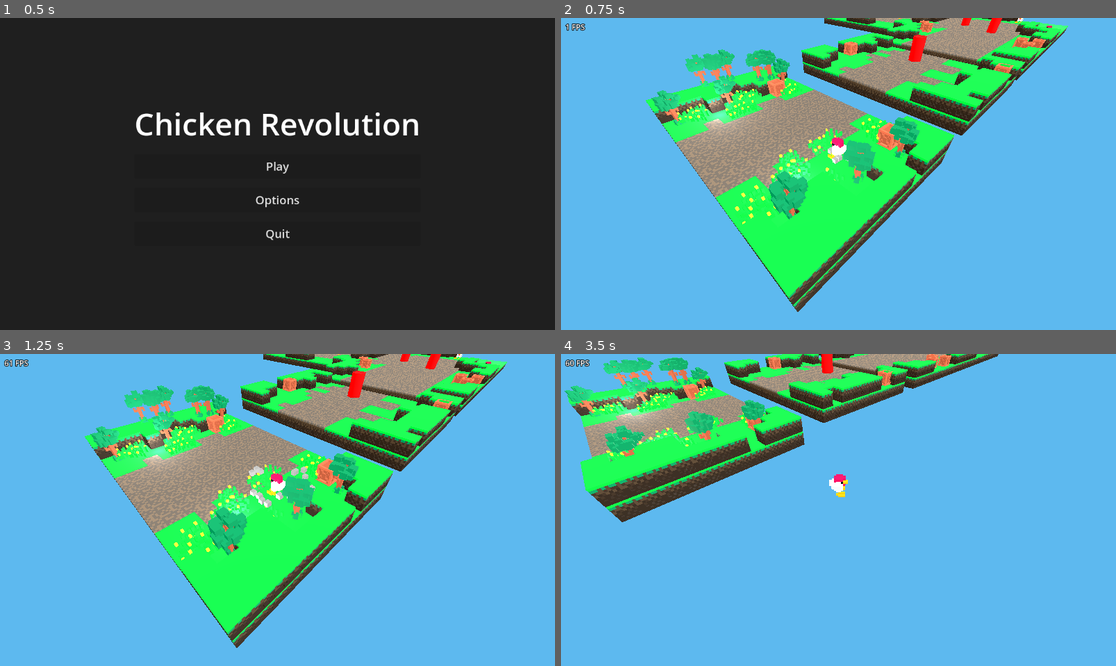
Above: before the commit, frames 1-4 (two rows, left to right).
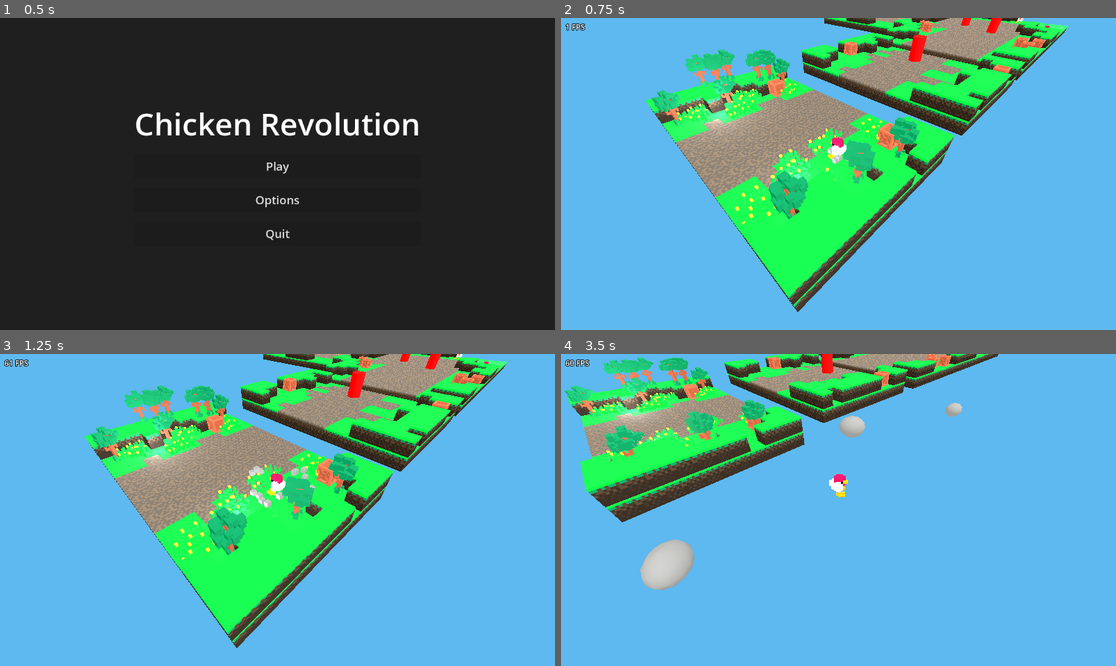
Above: after the commit, the same moments.

Repository: williammartinek22/Chicken-Revolution
Game: Godot game, scene res://MainMenu.tscn
Same seed, same stepped clock (60 frames per second), same inputs: the game is played once before the commit and once after it. The engine's default icon, where the game draws it, is replaced by a stand-in: a white triangle on a blue panel in a dark square.
Inputs (mouse positions are in pixels of both pictures, inside the frame that each line leads up to):
- Up to frame 1 (0.5 s): no input
- Up to frame 2 (0.75 s): click "Play" at 0.5 s
- Up to frame 3 (1.25 s): no input
- Up to frame 4 (3.5 s): tap Enter at 1.25 s; move the mouse to (655, 366) at 1.27 s; hold D (ui_right) 1.28-2.03 s; click (655, 366) at 1.35 s; tap Space (ui_accept) at 1.52, 2.27 s; move the mouse to (727, 525) at 2.02 s; hold S (ui_down) 2.03-2.78 s; click (727, 525) at 2.1 s; move the mouse to (894, 441) at 2.77 s; hold D (ui_right) from 2.78 s (still down); hold Ctrl from 2.78 s (still down); click (894, 441) at 3.05 s

Frame 1 is identical in both runs. In frame 2, less than 0.1% of the frame differs, in the area x 77-89%, y 2-18%; in frame 3, less than 0.1%; in frame 4, 1.6%, in the area x 14-73%, y 5-76%.

Commit message:
Added egg projectile and coop where you can bring chickens

Diff:
--- a/CharacterController.gd
+++ b/CharacterController.gd
@@ -7,10 +7,12 @@
 var gravity = default_gravity
 @export var perspectiveMovement = true
 @export var jumpBufferVal = 0.4
+@export var eggProjectile = load("res://egg_projectile.tscn")
 var canJump = true
 var jumpBuffer = false
 var landing = false
 var lastDirection = Vector3.FORWARD
+var canShoot = true
 
 
 func _ready():
@@ -73,6 +75,8 @@
 		else:
 			input_dir += (Vector3(0, 0, SPEED * delta))
 
+	if Input.is_action_just_released("shoot") and canShoot:
+		shoot()
 
 	var direction = (transform.basis * input_dir).normalized()
 	if direction != Vector3.ZERO:
@@ -92,3 +96,16 @@
 
 func obtain_egg():
 	print("Egg obtained!")
+
+func _notification(item):
+	if item == NOTIFICATION_PREDELETE and get_tree():
+		$Camera3D.reparent(get_tree().root)
+
+func shoot():
+	var egg_inst = eggProjectile.instantiate()
+	get_tree().root.add_child(egg_inst)
+	egg_inst.position = position
+	egg_inst.rotation.y =  $PlayerOrigin.rotation.y
+	canShoot = false
+	await get_tree().create_timer(0.5).timeout
+	canShoot = true
--- a/chicken.gd
+++ b/chicken.gd
@@ -15,8 +15,8 @@
 
 func _physics_process(delta):
 	if targetCharacter and is_instance_valid(targetCharacter):
-		agent.set_target_position(targetCharacter.position)
-		if position.distance_to(agent.get_next_path_position()) > 0.5:
+		agent.set_target_position(targetCharacter.global_position)
+		if true:#position.distance_to(agent.get_next_path_position()) > scale.x:
 			var current_location = global_transform.origin
 			var next_location = agent.get_next_path_position()
 			var new_velocity = (next_location - current_location).normalized() * SPEED
@@ -24,6 +24,13 @@
 			move_and_collide(velocity * delta)
 			position.y = baseY
 		if has_node("Node3D"):
-			$Node3D.look_at(targetCharacter.position)
+			$Node3D.look_at(targetCharacter.global_position)
 			$Node3D.rotation.x = 0
 			$Node3D.rotation.z = 0
+
+func go_home(home):
+	targetCharacter = home
+	agent.set_target_position(home.position)
+	$Area3D/CollisionShape3D.set_deferred("disabled", true)
+	await get_tree().create_timer(1.5).timeout
+	queue_free()
--- a/chicken.tscn
+++ b/chicken.tscn
@@ -10,7 +10,7 @@
 height = 1.04711
 radius = 3.33105
 
-[node name="chicken" type="CharacterBody3D"]
+[node name="chicken" type="CharacterBody3D" groups=["NPC"]]
 script = ExtResource("1_gym23")
 
 [node name="Node3D" type="Node3D" parent="."]
--- /dev/null
+++ b/coop.gd
@@ -0,0 +1,5 @@
+extends StaticBody3D
+
+func _on_detection_area_body_entered(body: Node3D) -> void:
+	if body.is_in_group("NPC"):
+		body.go_home($Marker3D)
--- /dev/null
+++ b/coop.tscn
@@ -0,0 +1,41 @@
+[gd_scene load_steps=6 format=3 uid="uid://b7gaj7rarnyas"]
+
+[ext_resource type="Script" path="res://coop.gd" id="1_asjkk"]
+
+[sub_resource type="BoxShape3D" id="BoxShape3D_ck5of"]
+size = Vector3(2, 2, 2)
+
+[sub_resource type="StandardMaterial3D" id="StandardMaterial3D_s6tp6"]
+albedo_color = Color(0.879313, 0.0896132, 2.88785e-07, 1)
+
+[sub_resource type="StandardMaterial3D" id="StandardMaterial3D_fvoh4"]
+
+[sub_resource type="BoxShape3D" id="BoxShape3D_o07xc"]
+size = Vector3(1.52777, 1, 2.3031)
+
+[node name="Coop" type="StaticBody3D"]
+script = ExtResource("1_asjkk")
+
+[node name="CollisionShape3D" type="CollisionShape3D" parent="."]
+transform = Transform3D(1, 0, 0, 0, 1, 0, 0, 0, 1, 0, 1.00111, 0)
+shape = SubResource("BoxShape3D_ck5of")
+disabled = true
+
+[node name="CSGBox3D" type="CSGBox3D" parent="."]
+transform = Transform3D(2, 0, 0, 0, 2, 0, 0, 0, 2, 0, 1.00111, 0)
+material = SubResource("StandardMaterial3D_s6tp6")
+
+[node name="CSGBox3D2" type="CSGBox3D" parent="."]
+transform = Transform3D(0.216741, 0, 0, 0, 0.671771, 0, 0, 0, 2.10259, 0.978696, 1.72672, -0.00656176)
+material = SubResource("StandardMaterial3D_fvoh4")
+
+[node name="DetectionArea" type="Area3D" parent="."]
+
+[node name="CollisionShape3D" type="CollisionShape3D" parent="DetectionArea"]
+transform = Transform3D(1, 0, 0, 0, 1, 0, 0, 0, 1, 1.73119, 0.500368, 0.0221558)
+shape = SubResource("BoxShape3D_o07xc")
+
+[node name="Marker3D" type="Marker3D" parent="."]
+transform = Transform3D(1, 0, 0, 0, 1, 0, 0, 0, 1, -0.697778, 0, 0)
+
+[connection signal="body_entered" from="DetectionArea" to="." method="_on_detection_area_body_entered"]
--- a/egg.gd
+++ b/egg.gd
@@ -1,6 +1,6 @@
 extends Area3D
 
 func _on_body_entered(body: Node3D) -> void:
-	if body.name == "Player":
+	if body.is_in_group("Player"):
 			body.obtain_egg()
 			queue_free()
--- /dev/null
+++ b/egg_projectile.gd
@@ -0,0 +1,16 @@
+extends Area3D
+
+const SPEED = 9
+var movementDirection
+
+func _ready():
+	await get_tree().create_timer(3.0).timeout
+	queue_free()
+
+func _on_body_entered(body):
+	if body.is_in_group("Enemy"):
+		body.queue_free()
+		queue_free()
+
+func _process(delta):
+	position += -basis.z * delta * SPEED
--- /dev/null
+++ b/egg_projectile.tscn
@@ -0,0 +1,18 @@
+[gd_scene load_steps=3 format=3 uid="uid://0qvk7an71ipc"]
+
+[ext_resource type="Script" path="res://egg_projectile.gd" id="1_ack5y"]
+
+[sub_resource type="SphereShape3D" id="SphereShape3D_y3c8k"]
+radius = 0.607027
+
+[node name="EggProjectile" type="Area3D"]
+transform = Transform3D(0.7, 0, 0, 0, 0.7, 0, 0, 0, 0.7, 0, 0, 0)
+script = ExtResource("1_ack5y")
+
+[node name="CollisionShape3D" type="CollisionShape3D" parent="."]
+shape = SubResource("SphereShape3D_y3c8k")
+
+[node name="CSGSphere3D" type="CSGSphere3D" parent="."]
+transform = Transform3D(-5.80969e-08, 0, -1, 0, 1, 0, 1.3291, 0, -4.37114e-08, 0, 0, 0)
+
+[connection signal="body_entered" from="." to="." method="_on_body_entered"]
--- a/enemy.tscn
+++ b/enemy.tscn
@@ -13,7 +13,7 @@
 height = 1.04711
 radius = 4.08942
 
-[node name="Enemy" type="CharacterBody3D"]
+[node name="Enemy" type="CharacterBody3D" groups=["Enemy"]]
 script = ExtResource("1_fwya8")
 
 [node name="NavigationAgent3D" type="NavigationAgent3D" parent="."]
--- /dev/null
+++ b/player.tscn
@@ -0,0 +1,62 @@
+[gd_scene load_steps=7 format=3 uid="uid://qvm166at85df"]
+
+[ext_resource type="Script" path="res://CharacterController.gd" id="1_yy2pr"]
+[ext_resource type="PackedScene" uid="uid://0qvk7an71ipc" path="res://egg_projectile.tscn" id="2_5g3yd"]
+[ext_resource type="ArrayMesh" uid="uid://k1cix80ilr71" path="res://game/Main_Character/Chicken.obj" id="2_lyhkw"]
+
+[sub_resource type="BoxShape3D" id="BoxShape3D_nhxi0"]
+size = Vector3(0.8, 0.8, 0.8)
+
+[sub_resource type="ParticleProcessMaterial" id="ParticleProcessMaterial_fumi6"]
+emission_shape_offset = Vector3(0, -0.2, 0)
+emission_shape_scale = Vector3(0.5, 0.1, 0.5)
+emission_shape = 6
+emission_ring_axis = Vector3(0, 1, 0)
+emission_ring_height = 0.0
+emission_ring_radius = 1.0
+emission_ring_inner_radius = 0.5
+angular_velocity_min = 82.76
+angular_velocity_max = 82.76
+radial_velocity_min = 1.99998
+radial_velocity_max = 1.99998
+gravity = Vector3(0, 0, 0)
+linear_accel_min = -2.23517e-06
+linear_accel_max = -2.23517e-06
+scale_min = 0.2
+scale_max = 0.2
+scale_over_velocity_min = 1.0
+scale_over_velocity_max = 1.0
+
+[sub_resource type="BoxMesh" id="BoxMesh_4mqb6"]
+
+[node name="Player" type="CharacterBody3D" groups=["Player"]]
+transform = Transform3D(1, 0, 0, 0, 1, 0, 0, 0, 1, -5, 0.802631, 0)
+script = ExtResource("1_yy2pr")
+eggProjectile = ExtResource("2_5g3yd")
+
+[node name="CollisionShape3D" type="CollisionShape3D" parent="."]
+transform = Transform3D(1, 0, 0, 0, 1, 0, 0, 0, 1, 0, -0.5, 0)
+shape = SubResource("BoxShape3D_nhxi0")
+
+[node name="PlayerOrigin" type="Node3D" parent="."]
+transform = Transform3D(1, 0, 0, 0, 1, 0, 0, 0, 1, 0, -1, 0)
+
+[node name="Chicken" type="MeshInstance3D" parent="PlayerOrigin"]
+transform = Transform3D(-1, 0, -8.74228e-08, 0, 1, 0, 8.74228e-08, 0, -1, 0, 0.102926, 0)
+mesh = ExtResource("2_lyhkw")
+skeleton = NodePath("../../..")
+
+[node name="GPUParticles3D" type="GPUParticles3D" parent="."]
+transform = Transform3D(-1, 8.74228e-08, 0, -8.74228e-08, -1, 0, 0, 0, 1, 0, -0.97, 0)
+emitting = false
+amount = 16
+lifetime = 0.8
+one_shot = true
+explosiveness = 0.7
+randomness = 1.0
+process_material = SubResource("ParticleProcessMaterial_fumi6")
+draw_pass_1 = SubResource("BoxMesh_4mqb6")
+
+[node name="Camera3D" type="Camera3D" parent="."]
+transform = Transform3D(0.707107, 0.5, -0.5, 0, 0.707107, 0.707107, 0.707107, -0.5, 0.5, -5, 5, 5)
+current = true
--- a/project.godot
+++ b/project.godot
@@ -22,6 +22,12 @@
 [dotnet]
 
 project/assembly_name="Chicken Revolution"
+
+[global_group]
+
+Enemy=""
+Player=""
+NPC=""
 
 [input]
 
@@ -55,6 +61,11 @@
 "events": [Object(InputEventKey,"resource_local_to_scene":false,"resource_name":"","device":-1,"window_id":0,"alt_press …(195 unchanged characters)…
 ]
 }
+shoot={
+"deadzone": 0.5,
+"events": [Object(InputEventMouseButton,"resource_local_to_scene":false,"resource_name":"","device":-1,"window_id":0,"alt_pressed":false,"shift_pressed":false,"ctrl_pressed":false,"meta_pressed":false,"button_mask":0,"position":Vector2(0, 0),"global_position":Vector2(0, 0),"factor":1.0,"button_index":1,"canceled":false,"pressed":false,"double_click":false,"script":null)
+]
+}
 
 [rendering]
 
--- a/test.tscn
+++ b/test.tscn
@@ -1,10 +1,9 @@
-[gd_scene load_steps=31 format=3 uid="uid://ssk7yox0b3d8"]
+[gd_scene load_steps=28 format=3 uid="uid://ssk7yox0b3d8"]
 
 [ext_resource type="Texture2D" uid="uid://dsdim4tb0ned1" path="res://icon.svg" id="1_abspe"]
 [ext_resource type="Script" path="res://Isometric_Camera.gd" id="2_gx15l"]
-[ext_resource type="Script" path="res://CharacterController.gd" id="3_sgdm3"]
+[ext_resource type="PackedScene" uid="uid://qvm166at85df" path="res://player.tscn" id="3_mhgrm"]
 [ext_resource type="Script" path="res://FPS_counter.gd" id="5_ewcrj"]
-[ext_resource type="ArrayMesh" uid="uid://k1cix80ilr71" path="res://game/Main_Character/Chicken.obj" id="5_r4yen"]
 [ext_resource type="PackedScene" uid="uid://bluldnvxtyocv" path="res://PauseMenu.tscn" id="6_du12h"]
 [ext_resource type="Script" path="res://egg.gd" id="7_jih3g"]
 [ext_resource type="Texture2D" uid="uid://bjvitn83s2e5" path="res://game/Wood Box/Wood Box.png" id="9_6lep4"]
@@ -14,6 +13,7 @@
 [ext_resource type="ArrayMesh" uid="uid://bh8stan1cr1w7" path="res://game/Trees/Tree01/Tree 01.obj" id="12_3ud8o"]
 [ext_resource type="PackedScene" uid="uid://c4478ilc23gnh" path="res://chicken.tscn" id="12_k6m5f"]
 [ext_resource type="MeshLibrary" uid="uid://brd8t7ayvqcrx" path="res://tiles.tres" id="13_onptt"]
+[ext_resource type="PackedScene" uid="uid://b7gaj7rarnyas" path="res://coop.tscn" id="14_0grpo"]
 
 [sub_resource type="Environment" id="Environment_tkhwu"]
 background_mode = 1
@@ -39,31 +39,6 @@
 texture_filter = 0
 
 [sub_resource type="ButtonGroup" id="ButtonGroup_ttqqm"]
-
-[sub_resource type="BoxShape3D" id="BoxShape3D_nhxi0"]
-size = Vector3(0.8, 0.8, 0.8)
-
-[sub_resource type="ParticleProcessMaterial" id="ParticleProcessMaterial_fumi6"]
-emission_shape_offset = Vector3(0, -0.2, 0)
-emission_shape_scale = Vector3(0.5, 0.1, 0.5)
-emission_shape = 6
-emission_ring_axis = Vector3(0, 1, 0)
-emission_ring_height = 0.0
-emission_ring_radius = 1.0
-emission_ring_inner_radius = 0.5
-angular_velocity_min = 82.76
-angular_velocity_max = 82.76
-radial_velocity_min = 1.99998
-radial_velocity_max = 1.99998
-gravity = Vector3(0, 0, 0)
-linear_accel_min = -2.23517e-06
-linear_accel_max = -2.23517e-06
-scale_min = 0.2
-scale_max = 0.2
-scale_over_velocity_min = 1.0
-scale_over_velocity_max = 1.0
-
-[sub_resource type="BoxMesh" id="BoxMesh_4mqb6"]
 
 [sub_resource type="SphereShape3D" id="SphereShape3D_syu7g"]
 
@@ -206,36 +181,7 @@
 button_group = SubResource("ButtonGroup_ttqqm")
 text = "Isometric Movement"
 
-[node name="Player" type="CharacterBody3D" parent="." groups=["Player"]]
-transform = Transform3D(1, 0, 0, 0, 1, 0, 0, 0, 1, -5, 0.802631, 0)
-script = ExtResource("3_sgdm3")
-
-[node name="CollisionShape3D" type="CollisionShape3D" parent="Player"]
-transform = Transform3D(1, 0, 0, 0, 1, 0, 0, 0, 1, 0, -0.5, 0)
-shape = SubResource("BoxShape3D_nhxi0")
-
-[node name="PlayerOrigin" type="Node3D" parent="Player"]
-transform = Transform3D(1, 0, 0, 0, 1, 0, 0, 0, 1, 0, -1, 0)
-
-[node name="Chicken" type="MeshInstance3D" parent="Player/PlayerOrigin"]
-transform = Transform3D(-1, 0, -8.74228e-08, 0, 1, 0, 8.74228e-08, 0, -1, 0, 0.102926, 0)
-mesh = ExtResource("5_r4yen")
-skeleton = NodePath("../../..")
-
-[node name="GPUParticles3D" type="GPUParticles3D" parent="Player"]
-transform = Transform3D(-1, 8.74228e-08, 0, -8.74228e-08, -1, 0, 0, 0, 1, 0, -0.97, 0)
-emitting = false
-amount = 16
-lifetime = 0.8
-one_shot = true
-explosiveness = 0.7
-randomness = 1.0
-process_material = SubResource("ParticleProcessMaterial_fumi6")
-draw_pass_1 = SubResource("BoxMesh_4mqb6")
-
-[node name="Camera3D" type="Camera3D" parent="Player"]
-transform = Transform3D(0.707107, 0.5, -0.5, 0, 0.707107, 0.707107, 0.707107, -0.5, 0.5, -5, 5, 5)
-current = true
+[node name="Player" parent="." instance=ExtResource("3_mhgrm")]
 
 [node name="Control" type="Control" parent="."]
 layout_mode = 3
@@ -327,7 +273,7 @@
 shape = SubResource("BoxShape3D_8fdmu")
 
 [node name="WoodBox4" type="MeshInstance3D" parent="NavigationRegion3D"]
-transform = Transform3D(1, 0, 0, 0, -1, 8.74228e-08, 0, -8.74228e-08, -1, 6.36589, 1.50475, 2.56489)
+transform = Transform3D(1, 0, 0, 0, -1, 8.74228e-08, 0, -8.74228e-08, -1, 5.89004, 1.50475, 2.56489)
 material_override = SubResource("StandardMaterial3D_bc36g")
 mesh = ExtResource("10_1k5lt")
 skeleton = NodePath("../..")
@@ -550,10 +496,10 @@
 transform = Transform3D(-0.719182, 0, -0.694822, 0, 1, 0, 0.694822, 0, -0.719182, 7.08646, 0.696845, -3.42394)
 
 [node name="chicken" parent="." instance=ExtResource("12_k6m5f")]
-transform = Transform3D(1, 0, 0, 0, 1, 0, 0, 0, 1, 27.2746, 0.690526, 2.49023)
+transform = Transform3D(-0.0207679, 0, -0.999784, 0, 1, 0, 0.999784, 0, -0.0207679, 25.3477, 0.690526, 1.98478)
 
 [node name="Chicken" parent="chicken/Node3D" index="0"]
-transform = Transform3D(-0.288898, 0, 0.95736, 0, 1, 0, -0.95736, 0, -0.288898, -1.68445, -0.394936, -0.339552)
+transform = Transform3D(-1, 0, 8.74228e-08, 0, 1, 0, -8.74228e-08, 0, -1, 0, -0.395, 0)
 
 [node name="chicken2" parent="." instance=ExtResource("12_k6m5f")]
 transform = Transform3D(0.0226001, 0, 0.999745, 0, 1, 0, -0.999745, 0, 0.0226001, 31.8532, 0.690526, -1.84766)
@@ -595,6 +541,9 @@
 transform = Transform3D(0.895036, 0, 0.445995, 0, 1, 0, -0.445995, 0, 0.895036, -3.19512, 0.68961, -8.19176)
 mesh = ExtResource("12_3ud8o")
 
+[node name="Coop" parent="." instance=ExtResource("14_0grpo")]
+transform = Transform3D(-1, 0, -8.74228e-08, 0, 1, 0, 8.74228e-08, 0, -1, 35, 0.641433, -11)
+
 [connection signal="body_entered" from="Egg" to="Egg" method="_on_body_entered"]
 
 [editable path="chicken"]
Not shown: 8 places in tiles.tres that only renumber resources
